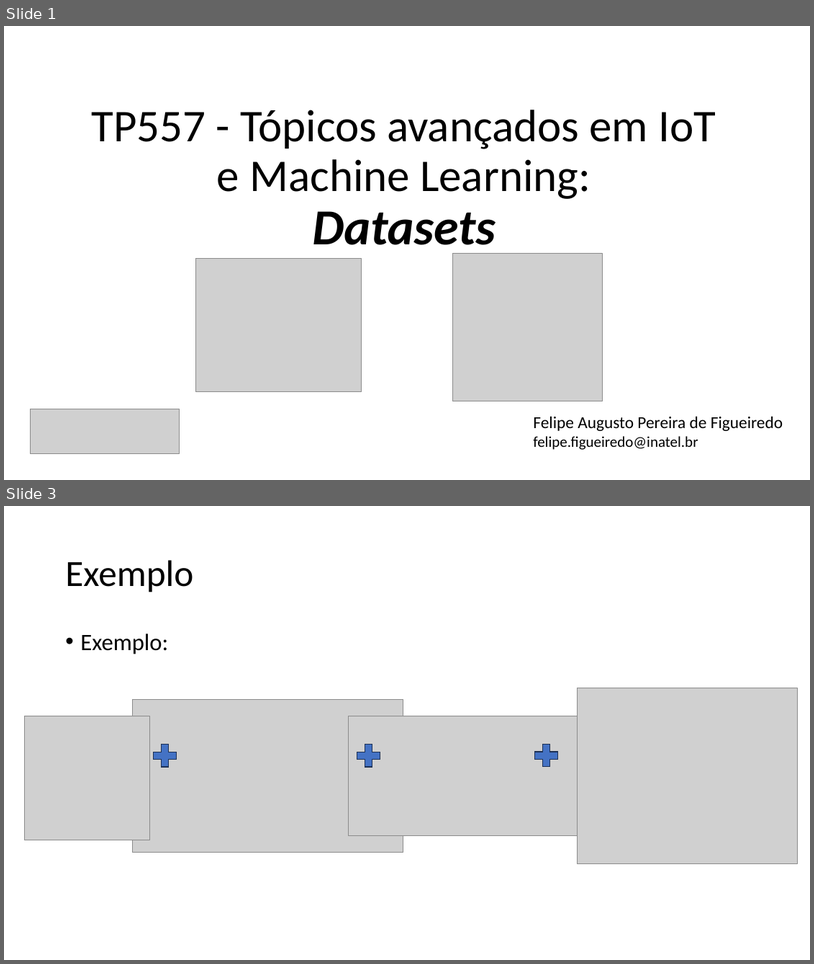
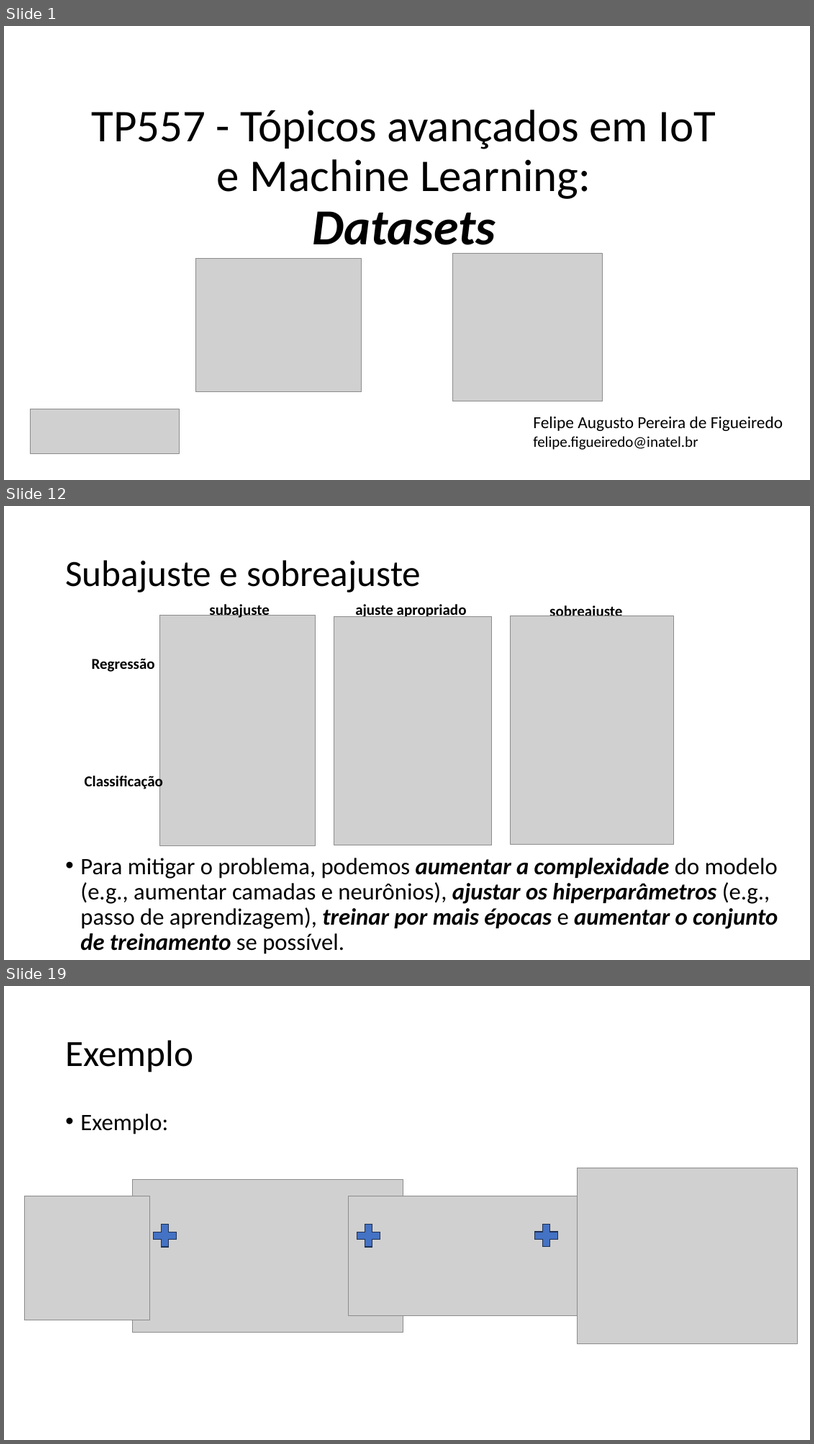
Before and after one commit to zz4fap/tp557-iot-ml, a slide deck: slides/TP557_10_Datasets.pptx. Shown one above the other, each under a label of ours: slides 1 and 3 before the commit, slides 1, 12 and 19 after it; the slides between them are not shown. The pictures are 814x964 and 814x1444 pixels, drawn with LibreOffice and Linux fonts; fonts in the diff are those of the drawing; grey boxes stand for pictures. Boxes give left, top, right and bottom in pixels: in the first picture for what was removed or moved away, otherwise in the second. Text is boxed around its words. In the diff, an @@ line names an element or a change of style, - is before the commit and + after.

```diff
--- a/slides/TP557_10_Datasets.pptx
+++ b/slides/TP557_10_Datasets.pptx
@@ slide 12 added at (4, 506, 810, 960), background #FFFFFF @@
@@ title added at (65, 560, 421, 592), 44 pt, text #000000 @@
+Subajuste e sobreajuste
@@ text added at (209, 602, 270, 618), 18 pt, text #000000, bold @@
+subajuste
@@ text added at (355, 604, 467, 619), 18 pt, text #000000, bold @@
+ajuste apropriado
@@ text added at (550, 604, 622, 616), 18 pt, text #000000, bold @@
+sobreajuste
@@ picture added at (160, 615, 316, 846) @@
@@ picture added at (334, 616, 492, 845) @@
@@ picture added at (511, 615, 674, 844) @@
@@ text added at (92, 658, 155, 672), 18 pt, text #000000, bold @@
+Regressão
@@ text added at (85, 773, 163, 790), 18 pt, text #000000, bold @@
+Classificação
@@ text added at (80, 857, 778, 954), 28 pt, text #000000 @@
+• Para mitigar o problema, podemos aumentar a complexidade do modelo (e.g., aumentar camadas e neurônios), ajustar os hiperparâmetros (e.g., passo de aprendizagem), treinar por mais épocas e aumentar o conjunto de treinamento se possível.
@@ what was slide 3 is now slide 19 @@
```
Also in this commit, not shown: 1 slide changed, 15 other slides added, 2 other files.
